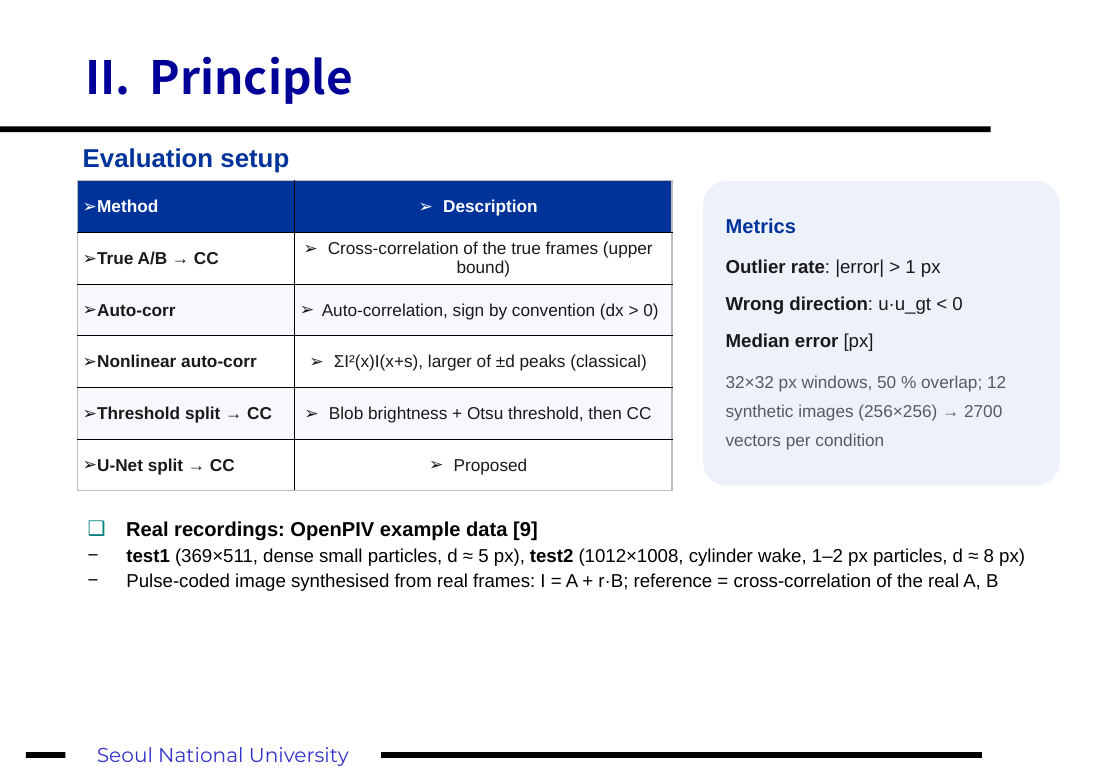
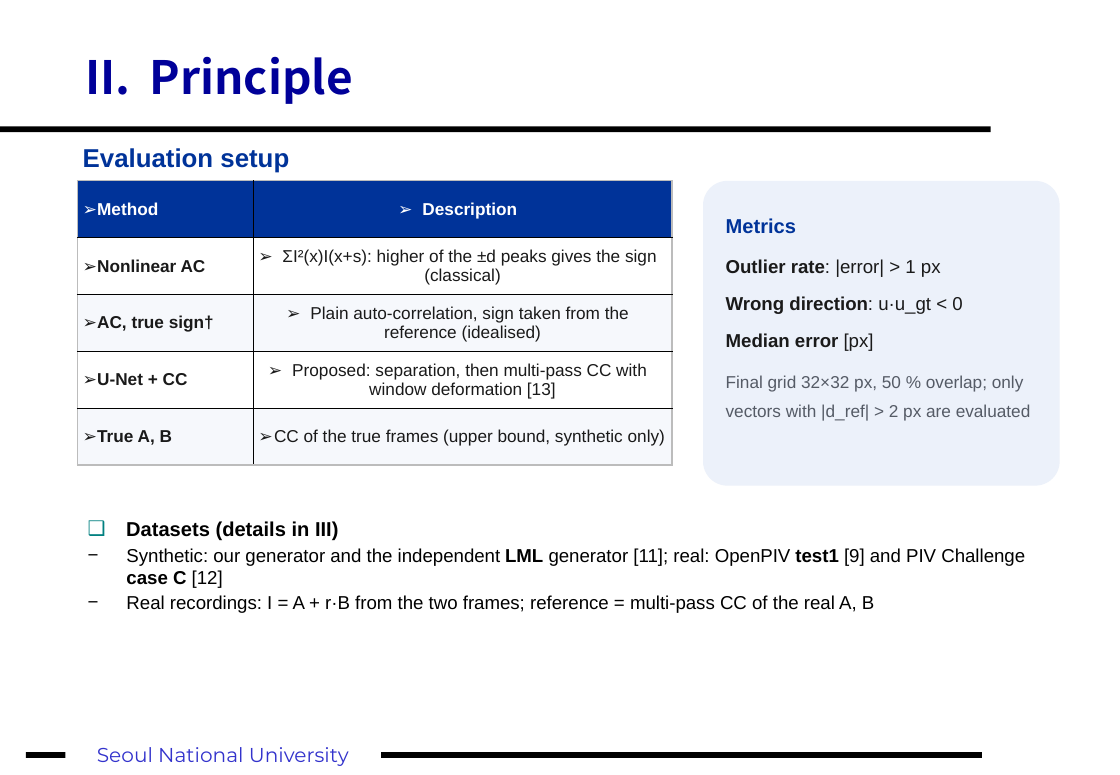
Before and after one commit to fosherrat/piv_termproject, a slide deck: slide 9 of presentation/PIV_term_project.pptx. Drawn at 1120x775 pixels with LibreOffice and Linux fonts; fonts in the diff are those of the drawing. Boxes give left, top, right and bottom in pixels: in the first picture for what was removed or moved away, otherwise in the second. Text is boxed around its words. In the diff, an @@ line names an element or a change of style, - is before the commit and + after.

```diff
--- a/presentation/PIV_term_project.pptx
+++ b/presentation/PIV_term_project.pptx
@@ table at [78,181,672,465] @@
-row 2: True A/B → CC | Cross-correlation of the true frames (upper bound)
-row 3: Auto-corr | Auto-correlation, sign by convention (dx > 0)
-row 4: Nonlinear auto-corr | ΣI²(x)I(x+s), larger of ±d peaks (classical)
-row 5: Threshold split → CC | Blob brightness + Otsu threshold, then CC
-row 6: U-Net split → CC | Proposed
+row 2: Nonlinear AC | ΣI²(x)I(x+s): higher of the ±d peaks gives the sign (classical)
+row 3: AC, true sign† | Plain auto-correlation, sign taken from the reference (idealised)
+row 4: U-Net + CC | Proposed: separation, then multi-pass CC with window deformation [13]
+row 5: True A, B | CC of the true frames (upper bound, synthetic only)
@@ text in rounded rectangle at [726,375,1031,421]: text changed @@
-32×32 px windows, 50 % overlap; 12 synthetic images (256×256) → 2700 vectors per condition
+Final grid 32×32 px, 50 % overlap; only vectors with |d_ref| > 2 px are evaluated
@@ text at [126,521,1025,613]: text changed @@
-❑ Real recordings: OpenPIV example data [9]
-− test1 (369×511, dense small particles, d ≈ 5 px), test2 (1012×1008, cylinder wake, 1–2 px particles, d ≈ 8 px)
-− Pulse-coded image synthesised from real frames: I = A + r·B; reference = cross-correlation of the real A, B
+❑ Datasets (details in III)
+− Synthetic: our generator and the independent LML generator [11]; real: OpenPIV test1 [9] and PIV Challenge case C [12]
+− Real recordings: I = A + r·B from the two frames; reference = multi-pass CC of the real A, B
```
Also in this commit, not shown: 5 other slides changed, 6 slides added, 5 slides removed.
